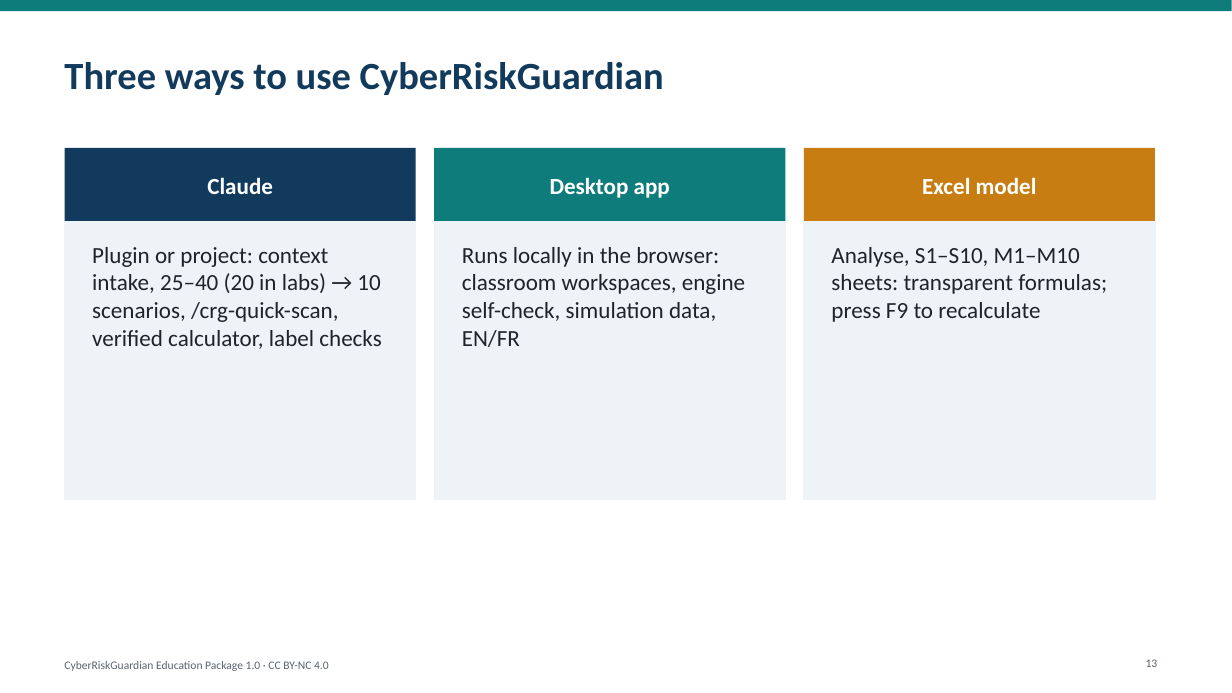
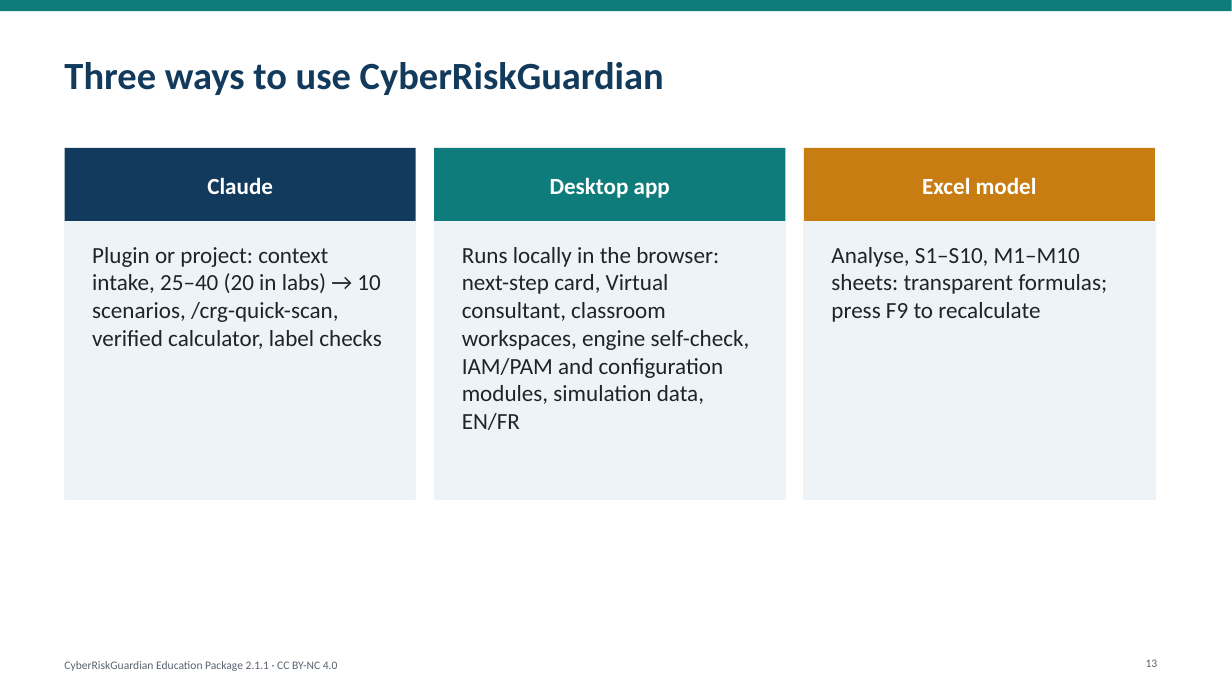
Before and after one commit to ITriskMgr/CyberRiskGuardian, a slide deck: slide 13 of education/slides/CRG_Intro_Deck_EN.pptx. Drawn at 1232x693 pixels with LibreOffice and Linux fonts; fonts in the diff are those of the drawing. Boxes give left, top, right and bottom in pixels: in the first picture for what was removed or moved away, otherwise in the second. Text is boxed around its words. In the diff, an @@ line names an element or a change of style, - is before the commit and + after.

```diff
--- a/education/slides/CRG_Intro_Deck_EN.pptx
+++ b/education/slides/CRG_Intro_Deck_EN.pptx
@@ text at box(462, 247, 750, 430): text changed @@
-Runs locally in the browser: classroom workspaces, engine self-check, simulation data, EN/FR
+Runs locally in the browser: next-step card, Virtual consultant, classroom workspaces, engine self-check, IAM/PAM and configuration modules, simulation data, EN/FR
@@ text at box(64, 661, 338, 671): text changed @@
-CyberRiskGuardian Education Package 1.0 · CC BY-NC 4.0
+CyberRiskGuardian Education Package 2.1.1 · CC BY-NC 4.0
```
Also in this commit, not shown: 15 other slides changed, 3 slides added, 29 other files.
